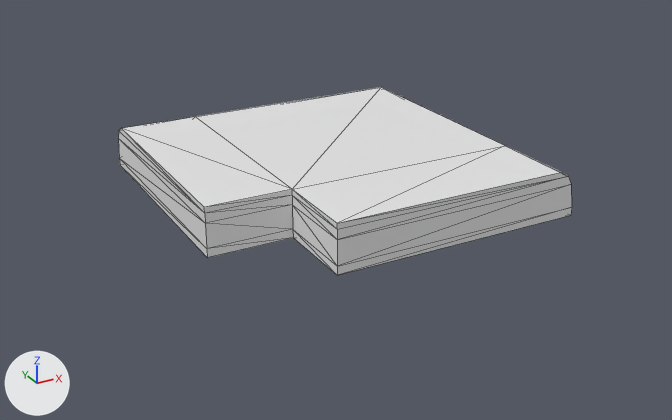
The glTF model Assets/SidewalkCorner.glb: old version first, new version second.
Both versions are drawn from a 50 mm lens placed at (-3.82, -4.12, 2.86), pointed at (-0.52, 1.89, -0.15). Every picture has the same lights, and +X, +Y and +Z are marked at lower left. The older version comes first. Mesh edges are drawn as thin lines. Where no turn or scale is listed for an object, it has been applied to the vertices. Vertices at exactly the same position are counted once.
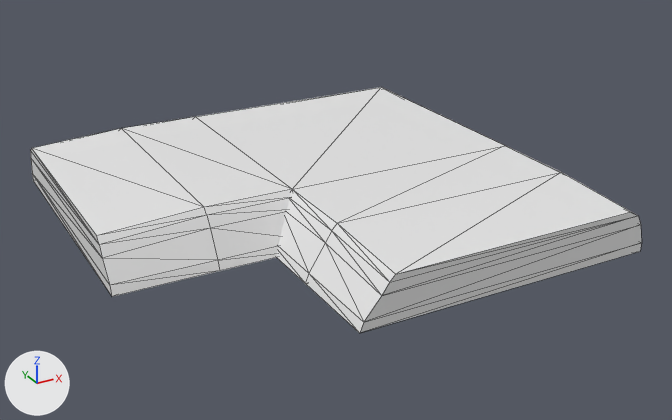
Where the newer file only moved an object's origin or applied its transform, the numbers keep the older frame.

The edits, one by one:
me_cube_001 is used by ob_cube_001; location (0.0, 0.0, 0.246).
me_cube_001 had 40 vertices, 76 faces and spanned x -1.7..1.15, y 0.99..3.84, z -0.45..-0.05.
me_cube_001 now has 67 vertices, 130 faces and spans x -2.48..1.15, y 0.24..3.84, z -0.45..-0.05.
Part 1, on me_cube_001:
5 vertices are removed from x -1.7..-1.0, y 0.99..1.69, z -0.45..-0.09.
31 faces are deleted.
5 vertices move from x -1.7..-1.0, y 0.99..1.69, z -0.38..-0.09 to x -1.7..-1.0, y 1.48..1.69, z -0.38..-0.09.
27 vertices are added at x -2.48..1.15, y 0.24..3.84, z -0.45..-0.09.
5 new vertices lie (-0.78, 0.0, -0.05) away from vertices in x -1.7, y 1.69..3.81, z -0.17..-0.05.
85 new faces join them.

Pixel boxes (x1, y1, x2, y2) of what changed, in the pictures (672 x 420 px):
'Cube.001', reshaped (35% wider, 31% taller): before (119, 87, 572, 275); after (31, 87, 642, 333)
part 1 of me_cube_001, built on: before (119, 129, 572, 275); after (31, 128, 642, 333)
